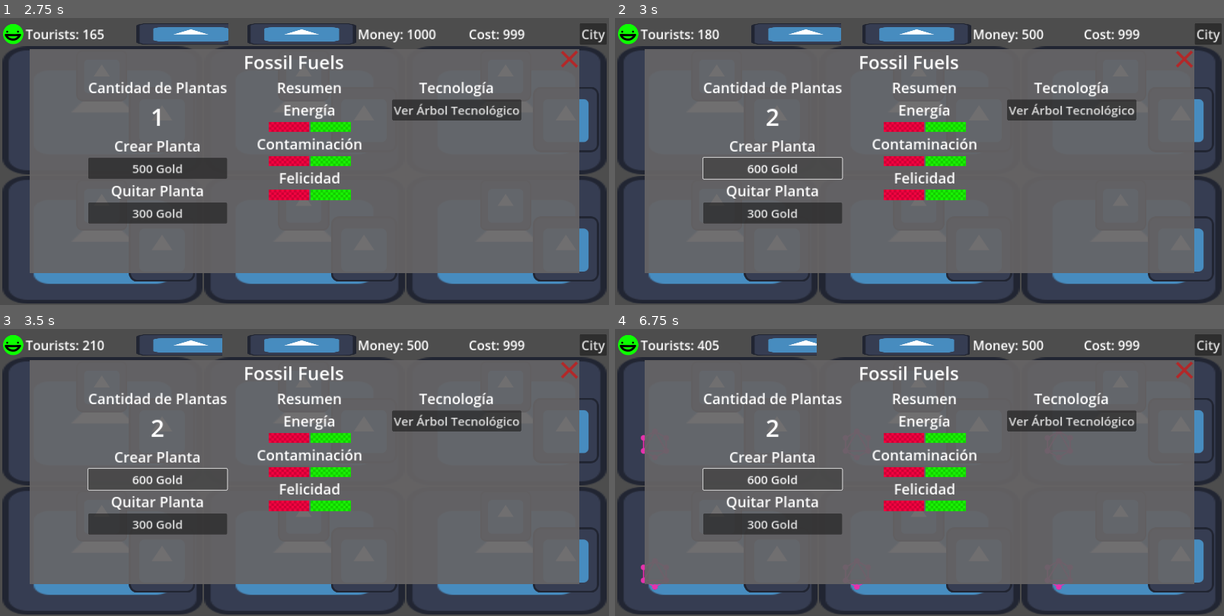
Above: before the commit, frames 1-4 (two rows, left to right).
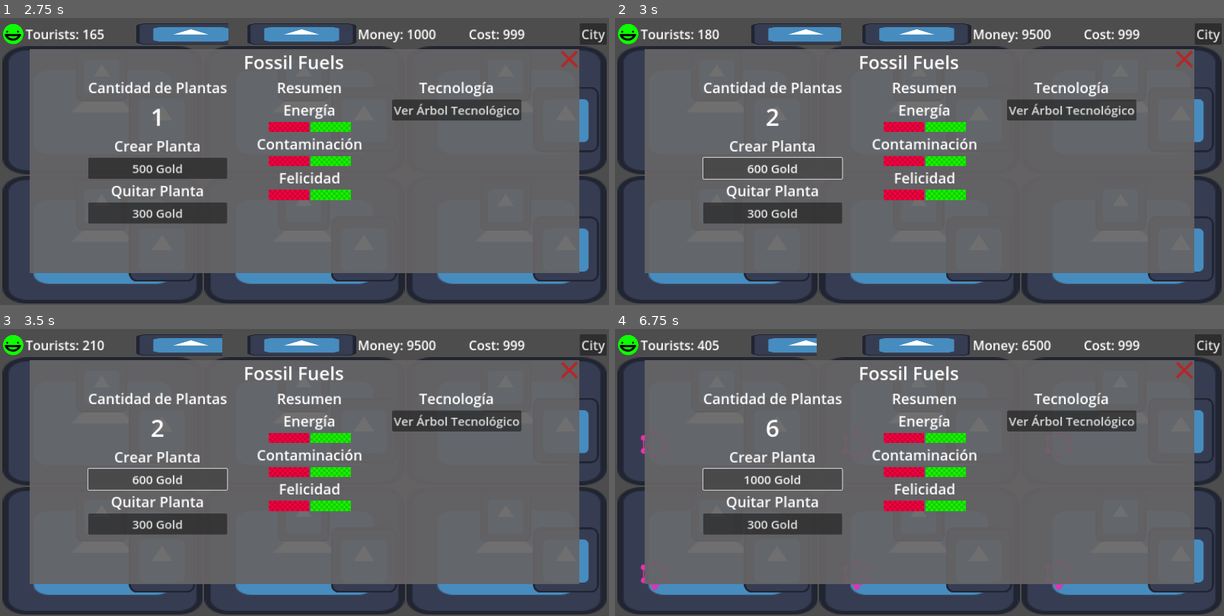
Above: after the commit, the same moments.

Repository: daniel-macias/energy-game
Game: Godot game, scene res://scenes/game.tscn
The game is run twice, just before and just after one commit, with the same random seed, the same clock (stepped at 60 frames per second) and the same inputs. The engine's default icon, where the game draws it, is replaced by a stand-in: a white triangle on a blue panel in a dark square.
Inputs (mouse positions are in pixels of both pictures, inside the frame that each line leads up to):
- Up to frame 1 (2.75 s): click "City" at 0.5 s; click (103, 75) at 1.27 s; click (164, 118) at 2.02 s
- Up to frame 2 (3 s): click "500 Gold" at 2.75 s
- Up to frame 3 (3.5 s): no input
- Up to frame 4 (6.75 s): click "600 Gold" at 3.5 s; click "600 Gold" (after the commit: "700 Gold") at 4.25 s; click "600 Gold" (after the commit: "800 Gold") at 5 s; click (657, 443) at 5.77 s; click "600 Gold" (after the commit: "900 Gold") at 6.5 s

Frame 1 is identical in both runs. In frame 2, less than 0.1% of the frame differs, in the area x 66-72%, y 3-8%; in frame 3, less than 0.1%; in frame 4, 0.3%, in the area x 21-72%, y 3-55%.

Commit message:
started adding tree ui

Diff:
--- a/scenes/game.tscn
+++ b/scenes/game.tscn
@@ -125,7 +125,82 @@
 energy_type = "Nuclear"
 id = 5
 
+[node name="FossilTree" type="PanelContainer" parent="."]
+visible = false
+layout_mode = 2
+offset_left = 74.5
+offset_top = 78.0
+offset_right = 1445.5
+offset_bottom = 638.0
+grow_horizontal = 2
+grow_vertical = 2
+theme_override_styles/panel = SubResource("StyleBoxFlat_h7ljl")
+
+[node name="VBoxContainer" type="VBoxContainer" parent="FossilTree"]
+layout_mode = 2
+
+[node name="TopBar" type="HBoxContainer" parent="FossilTree/VBoxContainer"]
+layout_mode = 2
+alignment = 1
+
+[node name="Title Lable" type="Label" parent="FossilTree/VBoxContainer/TopBar"]
+layout_mode = 2
+size_flags_horizontal = 3
+theme_override_font_sizes/font_size = 46
+text = "Fossil Tree"
+horizontal_alignment = 1
+
+[node name="ExitButton" type="TextureButton" parent="FossilTree/VBoxContainer/TopBar"]
+layout_mode = 2
+size_flags_horizontal = 4
+texture_normal = ExtResource("5_chb1t")
+
+[node name="Menu" type="HBoxContainer" parent="FossilTree/VBoxContainer"]
+custom_minimum_size = Vector2(300, 450)
+layout_mode = 2
+size_flags_horizontal = 4
+alignment = 1
+
+[node name="PanelContainer" type="PanelContainer" parent="FossilTree/VBoxContainer/Menu"]
+custom_minimum_size = Vector2(1000, 400)
+layout_mode = 2
+
+[node name="TechInfo" type="VBoxContainer" parent="FossilTree/VBoxContainer/Menu"]
+custom_minimum_size = Vector2(300, 0)
+layout_mode = 2
+
+[node name="TechTitle" type="Label" parent="FossilTree/VBoxContainer/Menu/TechInfo"]
+layout_mode = 2
+theme_override_font_sizes/font_size = 36
+text = "TechTitle"
+horizontal_alignment = 1
+
+[node name="TextureRect" type="TextureRect" parent="FossilTree/VBoxContainer/Menu/TechInfo"]
+layout_mode = 2
+texture = ExtResource("1_wyxp4")
+stretch_mode = 3
+
+[node name="TechDesc" type="Label" parent="FossilTree/VBoxContainer/Menu/TechInfo"]
+custom_minimum_size = Vector2(200, 0)
+layout_mode = 2
+theme_override_font_sizes/font_size = 24
+text = "Neque porro quisquam est qui dolorem ipsum quia dolor sit amet"
+horizontal_alignment = 1
+autowrap_mode = 2
+
+[node name="TechPrice" type="Label" parent="FossilTree/VBoxContainer/Menu/TechInfo"]
+layout_mode = 2
+theme_override_font_sizes/font_size = 36
+text = "1000 Gold"
+horizontal_alignment = 1
+
+[node name="Investigar" type="Button" parent="FossilTree/VBoxContainer/Menu/TechInfo"]
+layout_mode = 2
+theme_override_font_sizes/font_size = 30
+text = "Investigar"
+
 [node name="PanelContainer" type="PanelContainer" parent="."]
+visible = false
 layout_mode = 1
 anchors_preset = 8
 anchor_left = 0.5
--- a/scripts/GameManager.gd
+++ b/scripts/GameManager.gd
@@ -6,7 +6,7 @@
 var wattage = 100  # 0 to 100 (current wattage usage as a percentage of capacity)
 var wattage_capacity = 1000  # Max wattage capacity (can be increased with upgrades)
 var cleanliness = 100  # 0 to 100
-var money = 1000
+var money = 10000
 var cost = 0
 var rooms = []
 var currently_selected_room = -1  # -1 means no room is currently selected
